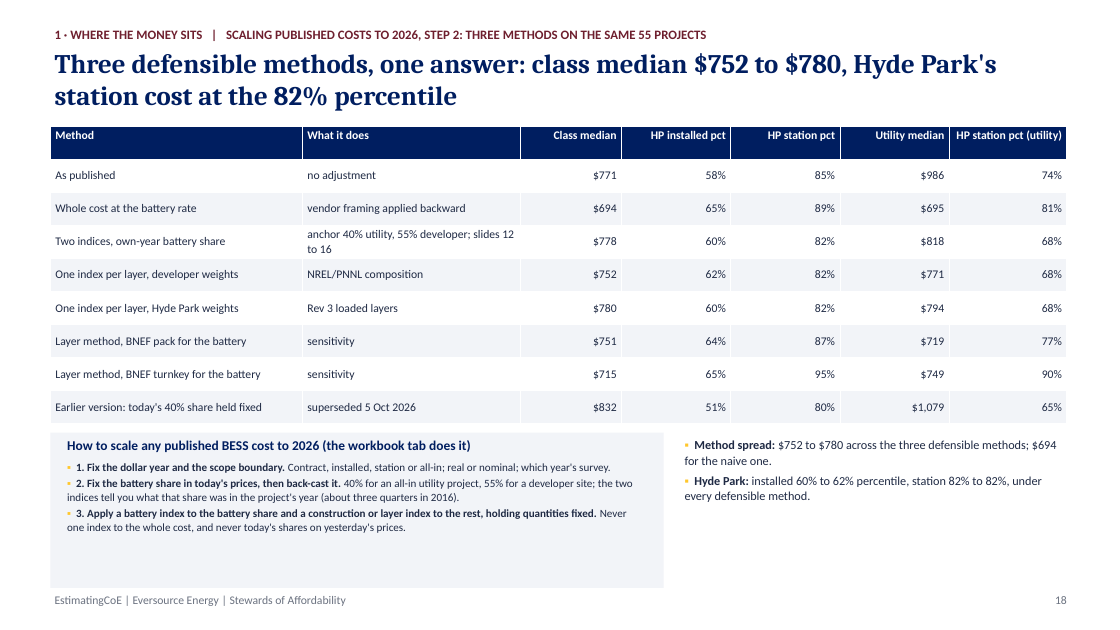
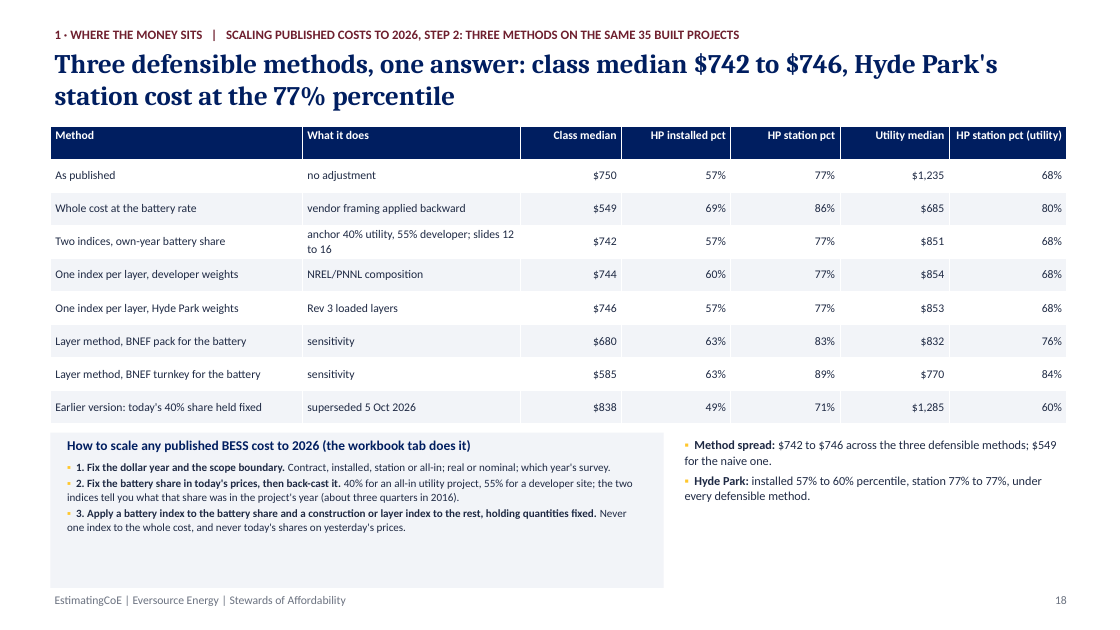
Before and after one commit to gbassaragh/BESS, a slide deck: slide 18 of Hyde Park BESS/6) Cost Analysis Deliverables/Hyde Park BESS - Cost Analysis Deck.pptx. Drawn at 1120x630 pixels with LibreOffice and Linux fonts; fonts in the diff are those of the drawing. Boxes give left, top, right and bottom in pixels: in the first picture for what was removed or moved away, otherwise in the second. Text is boxed around its words. In the diff, an @@ line names an element or a change of style, - is before the commit and + after.

```diff
--- a/Hyde Park BESS/6) Cost Analysis Deliverables/Hyde Park BESS - Cost Analysis Deck.pptx
+++ b/Hyde Park BESS/6) Cost Analysis Deliverables/Hyde Park BESS - Cost Analysis Deck.pptx
@@ text at <box>55,30,739,41</box>: text changed @@
-1 · WHERE THE MONEY SITS | SCALING PUBLISHED COSTS TO 2026, STEP 2: THREE METHODS ON THE SAME 55 PROJECTS
+1 · WHERE THE MONEY SITS | SCALING PUBLISHED COSTS TO 2026, STEP 2: THREE METHODS ON THE SAME 35 BUILT PROJECTS
@@ text at <box>55,53,998,111</box>: text changed @@
-Three defensible methods, one answer: class median $752 to $780, Hyde Park's station cost at the 82% percentile
+Three defensible methods, one answer: class median $742 to $746, Hyde Park's station cost at the 77% percentile
@@ table at <box>50,126,1067,424</box> @@
-row 2: As published | no adjustment | $771 | 58% | 85% | $986 | 74%
+row 2: As published | no adjustment | $750 | 57% | 77% | $1,235 | 68%
-row 3: Whole cost at the battery rate | vendor framing applied backward | $694 | 65% | 89% | $695 | 81%
+row 3: Whole cost at the battery rate | vendor framing applied backward | $549 | 69% | 86% | $685 | 80%
-row 4: Two indices, own-year battery share | anchor 40% utility, 55% developer; slides 12 to 16 | $778 | 60% | 82% | $818 | 68%
+row 4: Two indices, own-year battery share | anchor 40% utility, 55% developer; slides 12 to 16 | $742 | 57% | 77% | $851 | 68%
-row 5: One index per layer, developer weights | NREL/PNNL composition | $752 | 62% | 82% | $771 | 68%
+row 5: One index per layer, developer weights | NREL/PNNL composition | $744 | 60% | 77% | $854 | 68%
-row 6: One index per layer, Hyde Park weights | Rev 3 loaded layers | $780 | 60% | 82% | $794 | 68%
+row 6: One index per layer, Hyde Park weights | Rev 3 loaded layers | $746 | 57% | 77% | $853 | 68%
-row 7: Layer method, BNEF pack for the battery | sensitivity | $751 | 64% | 87% | $719 | 77%
+row 7: Layer method, BNEF pack for the battery | sensitivity | $680 | 63% | 83% | $832 | 76%
-row 8: Layer method, BNEF turnkey for the battery | sensitivity | $715 | 65% | 95% | $749 | 90%
+row 8: Layer method, BNEF turnkey for the battery | sensitivity | $585 | 63% | 89% | $770 | 84%
-row 9: Earlier version: today's 40% share held fixed | superseded 5 Oct 2026 | $832 | 51% | 80% | $1,079 | 65%
+row 9: Earlier version: today's 40% share held fixed | superseded 5 Oct 2026 | $838 | 49% | 71% | $1,285 | 60%
@@ text at <box>685,440,1057,502</box>: text changed @@
-▪ Method spread: $752 to $780 across the three defensible methods; $694 for the naive one.
-▪ Hyde Park: installed 60% to 62% percentile, station 82% to 82%, under every defensible method.
+▪ Method spread: $742 to $746 across the three defensible methods; $549 for the naive one.
+▪ Hyde Park: installed 57% to 60% percentile, station 77% to 77%, under every defensible method.
```
Also in this commit, not shown: 12 other slides changed, 4 slides added, 31 other files.
